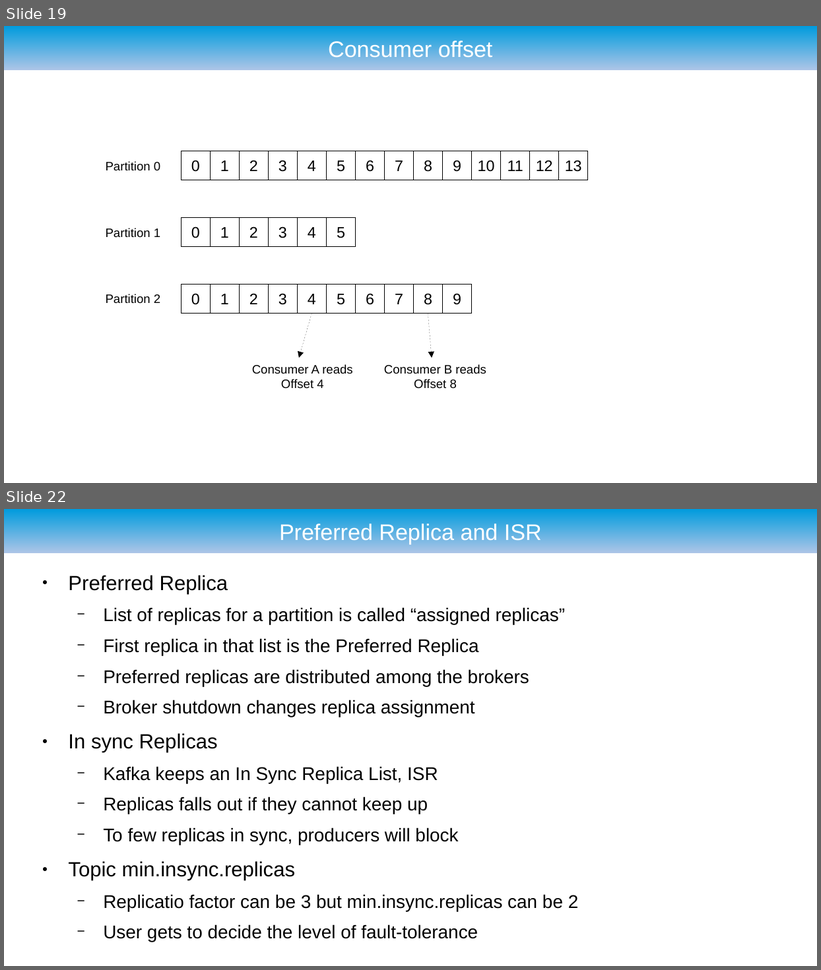
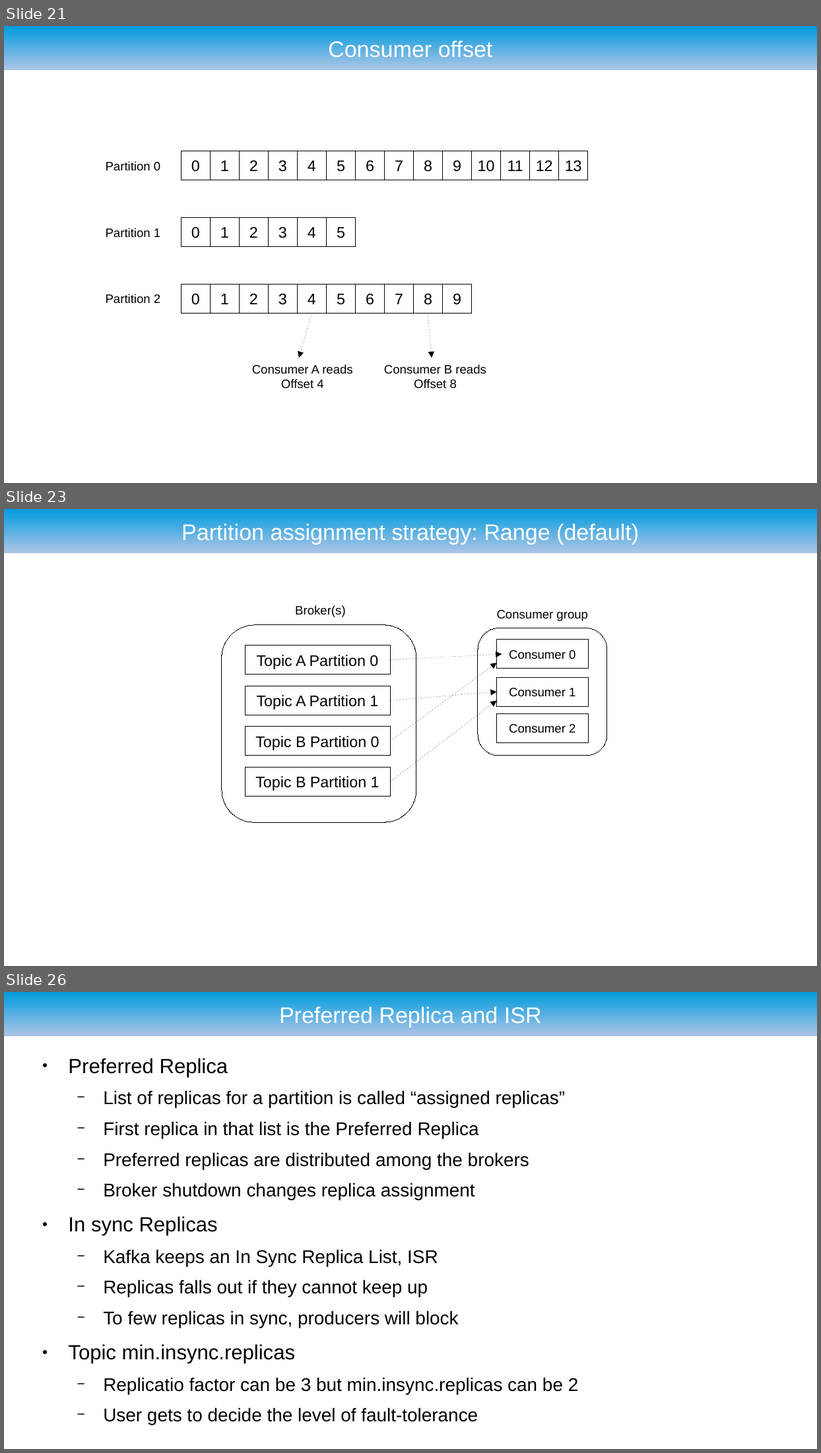
Before and after one commit to ryzlab/kafka-kompetensdag, a slide deck: doc/presentation.odp. Shown one above the other, each under a label of ours: slides 19 and 22 before the commit, slides 21, 23 and 26 after it; the slides between them are not shown. The pictures are 821x970 and 821x1453 pixels, drawn with LibreOffice and Linux fonts; fonts in the diff are those of the drawing; background and template pictures are left out. Boxes give left, top, right and bottom in pixels: in the first picture for what was removed or moved away, otherwise in the second. Text is boxed around its words. In the diff, an @@ line names an element or a change of style, - is before the commit and + after.

```diff
--- a/doc/presentation.odp
+++ b/doc/presentation.odp
@@ slide 23 added at (4, 509, 817, 966), background #FFFFFF; not listed: 1 template element that a slide beside it also shows @@
@@ title added at (182, 522, 639, 544), 22 pt, text #FFFFFF @@
+Partition assignment strategy: Range (default)
@@ text added at (295, 605, 345, 617), 12 pt, text #000000 @@
+Broker(s)
@@ freeform shape added at (222, 625, 416, 823), outline #000000 0 pt @@
@@ text added at (497, 610, 588, 621), 12 pt, text #000000 @@
+Consumer group
@@ rectangle added at (246, 646, 391, 674), outline #000000 0 pt @@
@@ rounded rectangle added at (479, 628, 607, 755), outline #000000 0 pt @@
@@ rectangle added at (497, 640, 588, 668), outline #000000 0 pt, 12 pt, text #000000 @@
+Consumer 0
@@ text added at (257, 655, 378, 669), 15 pt, text #000000 @@
+Topic A Partition 0
@@ arrow added from (391, 741) to (497, 663), #000000 0 pt @@
@@ arrow added from (391, 660) to (502, 654), #000000 0 pt @@
@@ rectangle added at (246, 686, 391, 715), outline #000000 0 pt @@
@@ rectangle added at (497, 677, 588, 706), outline #000000 0 pt, 12 pt, text #000000 @@
+Consumer 1
@@ text added at (257, 695, 378, 710), 15 pt, text #000000 @@
+Topic A Partition 1
@@ arrow added from (391, 701) to (497, 692), #000000 0 pt @@
@@ arrow added from (391, 782) to (497, 701), #000000 0 pt @@
@@ rectangle added at (497, 714, 588, 743), outline #000000 0 pt, 12 pt, text #000000 @@
+Consumer 2
@@ rectangle added at (246, 727, 391, 755), outline #000000 0 pt @@
@@ text added at (255, 736, 380, 751), 15 pt, text #000000 @@
+Topic B Partition 0
@@ rectangle added at (246, 767, 391, 796), outline #000000 0 pt @@
@@ text added at (255, 776, 380, 791), 15 pt, text #000000 @@
+Topic B Partition 1
@@ what was slide 19 is now slide 21 @@
@@ what was slide 22 is now slide 26 @@
```
Also in this commit, not shown: 1 slide changed, 5 other slides added, 3 slides removed.
